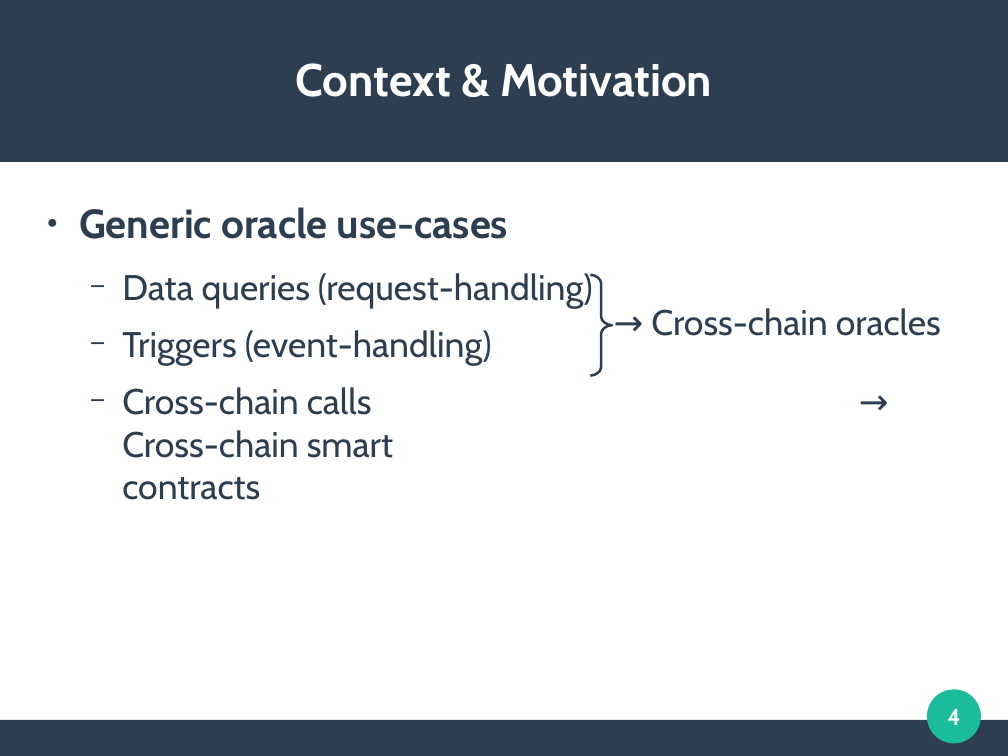
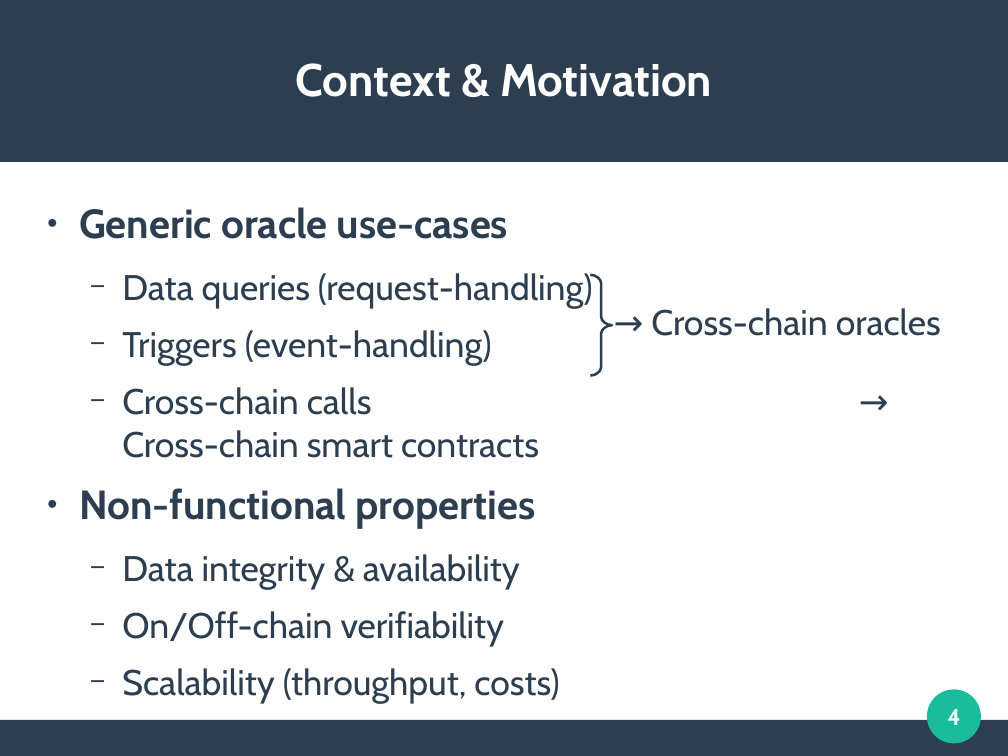
Before and after one commit to mbettinger/OT4-Lecture, a slide deck: slide 4 of Presentation - Cross-chain oracles with Decentralized computing.odp. Drawn at 1008x756 pixels with LibreOffice and Linux fonts; fonts in the diff are those of the drawing. Boxes give left, top, right and bottom in pixels: in the first picture for what was removed or moved away, otherwise in the second. Text is boxed around its words. In the diff, an @@ line names an element or a change of style, - is before the commit and + after.

```diff
--- a/Presentation - Cross-chain oracles with Decentralized computing.odp
+++ b/Presentation - Cross-chain oracles with Decentralized computing.odp
@@ text at bbox=[79, 488, 559, 703]: paragraphs added @@
+● Non-functional properties
+  − Data integrity & availability
+  − On/Off-chain verifiability
+  − Scalability (throughput, costs)
```
Also in this commit, not shown: 7 other slides changed, 2 slides added, 16 other files.
